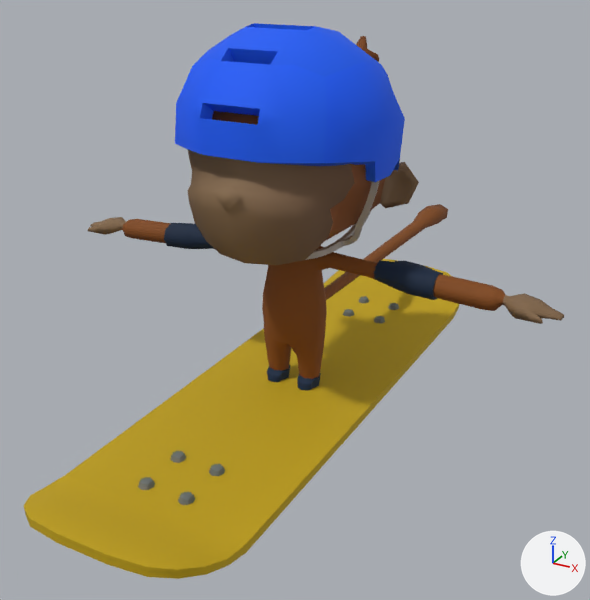
One commit to the FBX model Assets/3D_Models/Fase_AtravessarARua/Skatista.fbx: the scene before it, then after it.
Both versions are drawn from a camera (50 mm lens) standing at (0.712, -1.292, 0.899) and looking at (-0.015, 0.03, 0.239). Arrows for +X, +Y and +Z are at lower right; the lights stay in place. The picture after the commit comes second.

In view in the first picture: 'CapaceteDeMiquinho.001', 'Cutuveleira', 'Joelheira', 'MacacoSkatista', 'Skate'.
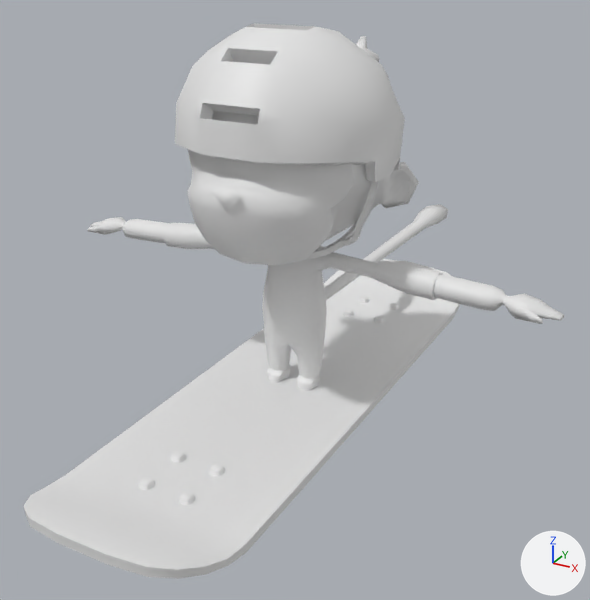
What differs and where, as boxes [x1, y1, x2, y2] in the pictures (590 x 600 px):
'Skate', recoloured, surface changed (yellow to white): [24, 259, 459, 579] in both
'MacacoSkatista', recoloured, surface changed (brown to white): [88, 36, 564, 379] in both
'CapaceteDeMiquinho.001', recoloured, surface changed (blue to white): [175, 23, 405, 260] in both
'Cutuveleira', recoloured, surface changed: [164, 223, 443, 300] in both
'Joelheira', recoloured (blue to white): [267, 365, 321, 391] in both

Edits to the bpy script that builds the scene:
```text
Change me_cube_022:
    where me_cube_022.from_pydata(...)  # 304 vertices, 262 faces; spans x -0.179..0.179, y -0.629..0.629, z 0.059..0.119
    used by ob_skate; location = (0.0, 0.0, 0.0)
    remove me_cube_022.materials.append(mat_colormap)  # picture img_mapabananaparty_png
    me_cube_022 part 1: texture (UV) coordinates of 262 of 262 faces, centred in x -0.179..0.179, y -0.629..0.629, z 0.059..0.119, changed; they spanned u 0.07..0.3, v 0.45..0.61 and now span u 0.12..0.88, v 0.0..1.0
Change me_cylinder_029:
    where me_cylinder_029.from_pydata(...)  # 188 vertices, 200 faces; spans x -0.0593..0.0593, y -0.0319..0.0231, z 0.0387..0.0974
    remove me_cylinder_029.materials.append(mat_colormap)  # picture img_mapabananaparty_png
Change me_cylinder_012:
    where me_cylinder_012.from_pydata(...)  # 941 vertices, 952 faces; spans x -0.508..0.508, y -0.236..0.851, z 0.001..0.737
    used by ob_macacoskatista; location = (0.0, 0.0, 0.0)
    remove me_cylinder_012.materials.append(mat_colormap)  # picture img_mapabananaparty_png
    me_cylinder_012 part 4: texture (UV) coordinates of 952 of 952 faces, centred in x -0.507..0.507, y -0.234..0.841, z 0.001..0.728, changed; they spanned u 0.19..0.24, v 0.33..0.42 and now span u 0.0..1.0, v 0.0..1.0
Change me_cube_020:
    where me_cube_020.from_pydata(...)  # 484 vertices, 491 faces; spans x -0.199..0.198, y -0.214..0.189, z -0.277..0.133
    used by ob_capacetedemiquinho_001; location = (0.0, 0.0, 0.637)
    remove me_cube_020.materials.append(mat_colormap)  # picture img_mapabananaparty_png
    me_cube_020 part 3: texture (UV) coordinates of 491 of 491 faces, centred in x -0.198..0.196, y -0.214..0.179, z -0.277..0.125, changed; they spanned u 0.2..0.69, v 0.13..0.45 and now span u 0.0..1.0, v 0.0..1.0
Change me_cylinder_028:
    where me_cylinder_028.from_pydata(...)  # 184 vertices, 196 faces; spans x -0.29..0.29, y -0.03..0.041, z 0.315..0.373
    used by ob_cutuveleira; location = (0.0, 0.0, 0.0)
    remove me_cylinder_028.materials.append(mat_colormap)  # picture img_mapabananaparty_png
    me_cylinder_028 part 2: texture (UV) coordinates of 196 of 196 faces, centred in x -0.29..0.29, y -0.025..0.035, z 0.32..0.37, changed; they spanned u 0.2..0.2, v 0.77..0.77 and now span u 0.0..1.0, v 0.25..0.75
```
